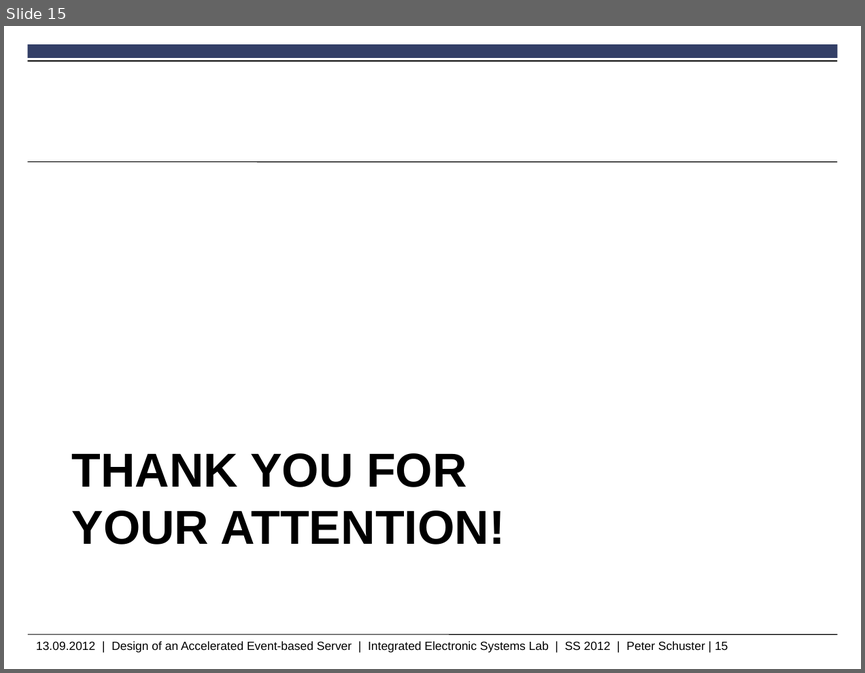
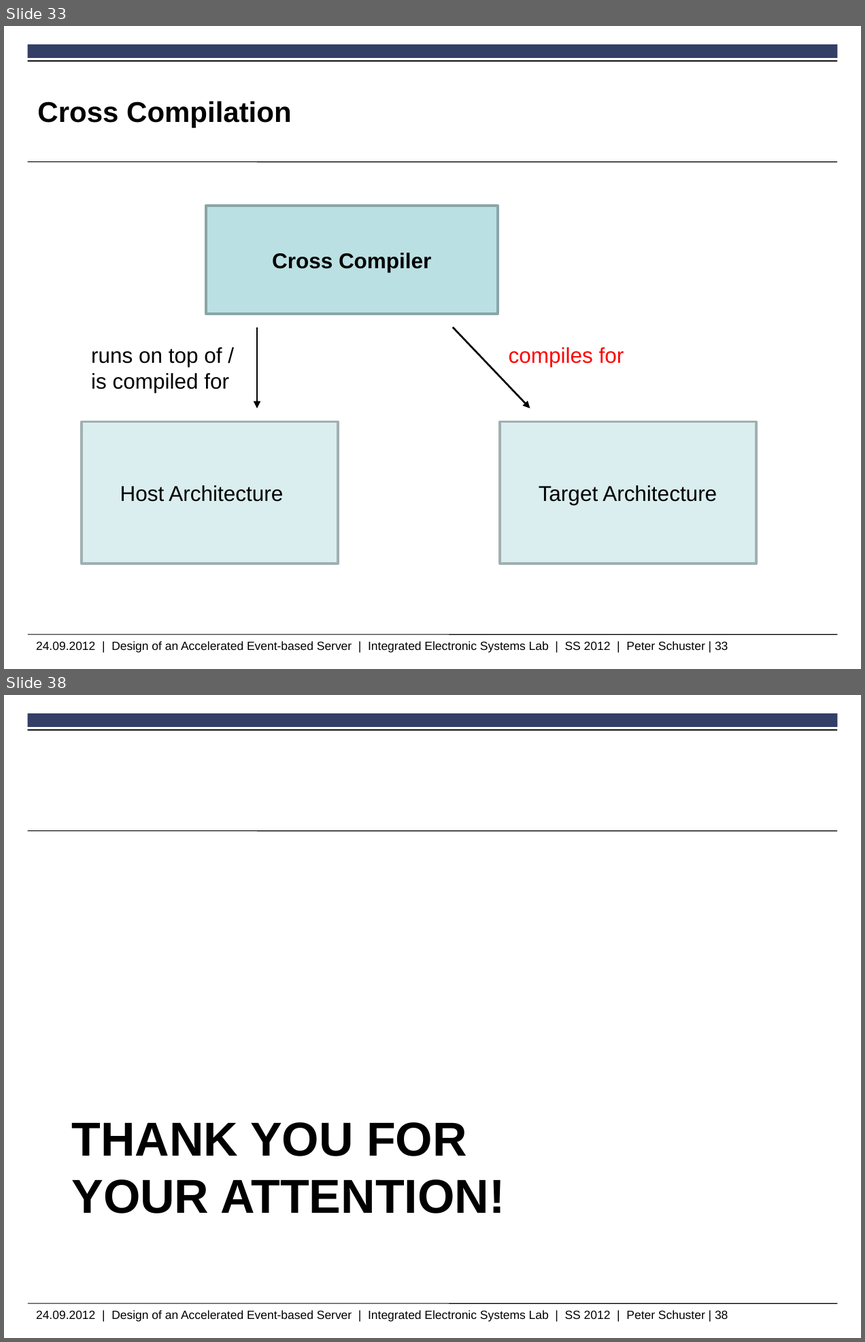
Before and after one commit to peschuster/ies-http-project, a slide deck: IesHttpProject.pptx. Shown one above the other, each under a label of ours: slide 15 before the commit, slides 33 and 38 after it; the slides between them are not shown. The pictures are 865x673 and 865x1342 pixels, drawn with LibreOffice and Linux fonts; fonts in the diff are those of the drawing; background and template pictures are left out. Boxes give left, top, right and bottom in pixels: in the first picture for what was removed or moved away, otherwise in the second. Text is boxed around its words. In the diff, an @@ line names an element or a change of style, - is before the commit and + after.

```diff
--- a/IesHttpProject.pptx
+++ b/IesHttpProject.pptx
@@ slide 33 added at [4,26,861,669], background #FFFFFF; not listed: 5 template elements that a slide beside it also shows @@
@@ title added at [37,101,292,128], 24 pt, text #000000, bold @@
+Cross Compilation
@@ rectangle added at [206,206,498,314], fill #BBE0E3, outline #8AA6A8 2 pt, 18 pt, text #000000, bold @@
+Cross Compiler
@@ arrow added from (257, 327) to (257, 408), #000000 1.5 pt @@
@@ arrow added from (453, 327) to (530, 408), #000000 1.5 pt @@
@@ text added at [91,347,229,393], 18 pt, text #000000 @@
+runs on top of /
+is compiled for
@@ text added at [509,347,624,367], 18 pt, text #FF0000 @@
+compiles for
@@ rectangle added at [82,422,338,563], fill #DAEDEF, outline #A1AFB1 2 pt @@
@@ rectangle added at [500,422,756,563], fill #DAEDEF, outline #A1AFB1 2 pt @@
@@ text added at [120,485,283,501], 18 pt, text #000000 @@
+Host Architecture
@@ text added at [538,485,717,505], 18 pt, text #000000 @@
+Target Architecture
@@ what was slide 15 is now slide 38 @@
@@ text at [36,1310,728,1321]: text changed @@
-13.09.2012 | Design of an Accelerated Event-based Server | Integrated Electronic Systems Lab | SS 2012 | Peter Schuster | 15
+24.09.2012 | Design of an Accelerated Event-based Server | Integrated Electronic Systems Lab | SS 2012 | Peter Schuster | 38
```
Also in this commit, not shown: 11 slides changed, 23 other slides added, 4 slides removed.
